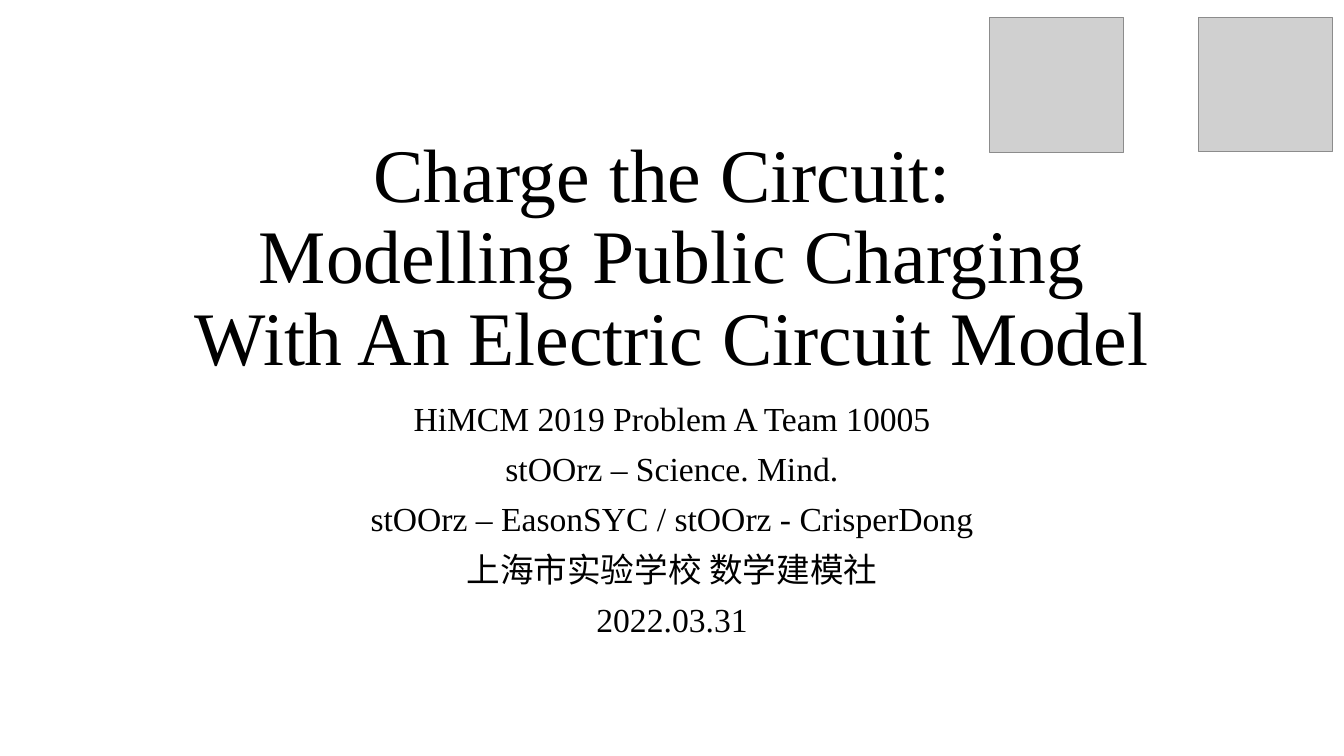
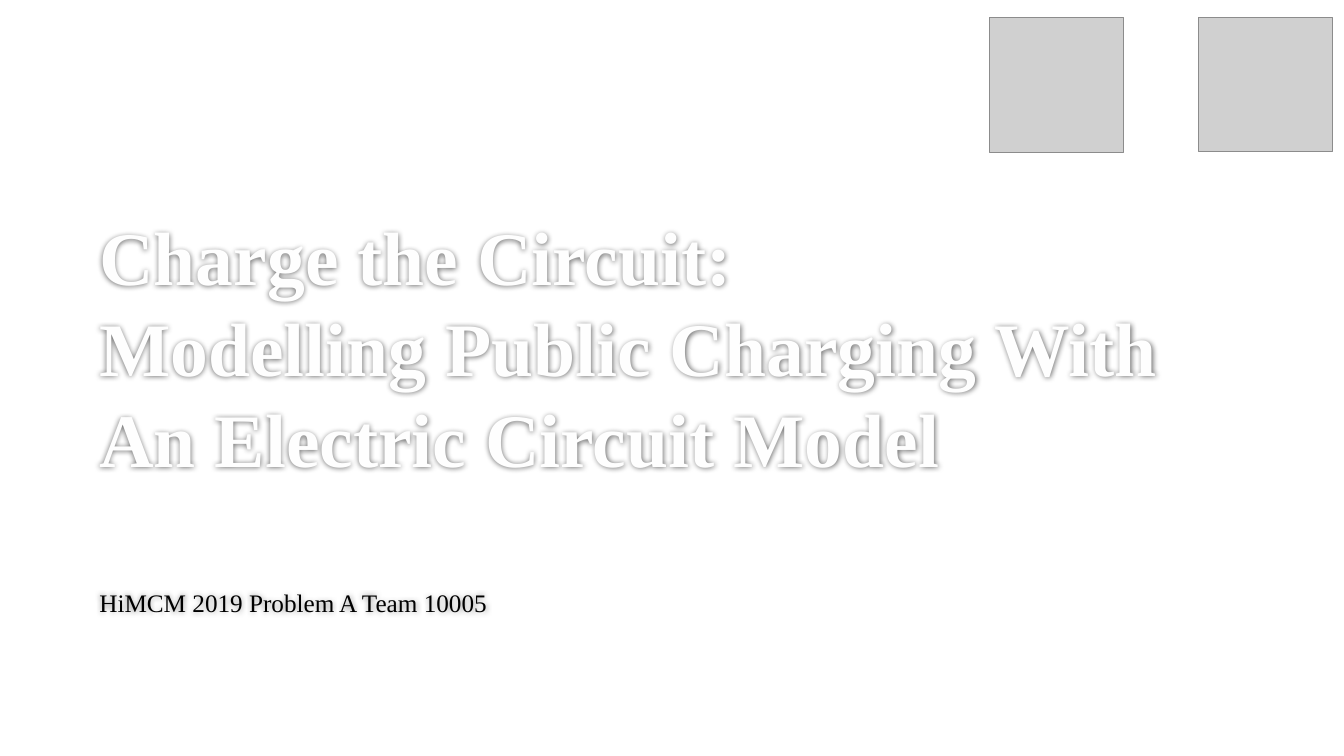
Before and after one commit to stOOrz-Science-Mind/2019_HiMCM_A_10006, a slide deck: slide 1 of 10005.pptx. Drawn at 1344x756 pixels with LibreOffice and Linux fonts; fonts in the diff are those of the drawing; grey boxes stand for pictures; background and template pictures are left out. Boxes give left, top, right and bottom in pixels: in the first picture for what was removed or moved away, otherwise in the second. Text is boxed around its words. In the diff, an @@ line names an element or a change of style, - is before the commit and + after.

```diff
--- a/10005.pptx
+++ b/10005.pptx
@@ title "Charge the Circuit: Modelling Public ...": place and size @@
-title "Charge the Circuit: Modelling Public ..." at bbox=[195, 149, 1148, 366]
+title "Charge the Circuit: Modelling Public ..." at bbox=[99, 234, 1156, 470]
@@ title "Charge the Circuit: Modelling Public ..." at bbox=[99, 234, 1156, 470]: text colour #000000 to #FEFEFE, bold on; alignment centre to left; line spacing 0.9 to 1 @@
@@ subtitle at bbox=[371, 457, 974, 633]: paragraphs removed @@
-stOOrz – Science. Mind.
-stOOrz – EasonSYC / stOOrz - CrisperDong
-上海市实验学校 数学建模社
-2022.03.31
@@ subtitle "HiMCM 2019 Problem A Team ...": place and size @@
-subtitle "HiMCM 2019 Problem A Team ..." at bbox=[371, 407, 974, 633]
+subtitle "HiMCM 2019 Problem A Team ..." at bbox=[99, 594, 487, 613]
@@ subtitle "HiMCM 2019 Problem A Team ..." at bbox=[99, 594, 487, 613]: size 24 to 18 pt; alignment centre to left; line spacing 0.9 to 1 @@
```
Also in this commit, not shown: 43 other slides changed, 1 slide added.
